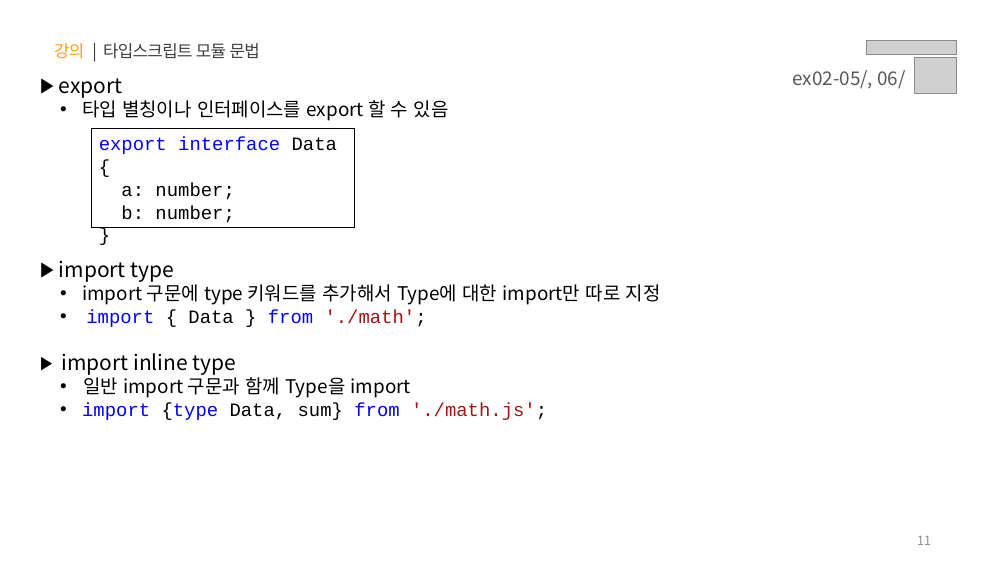
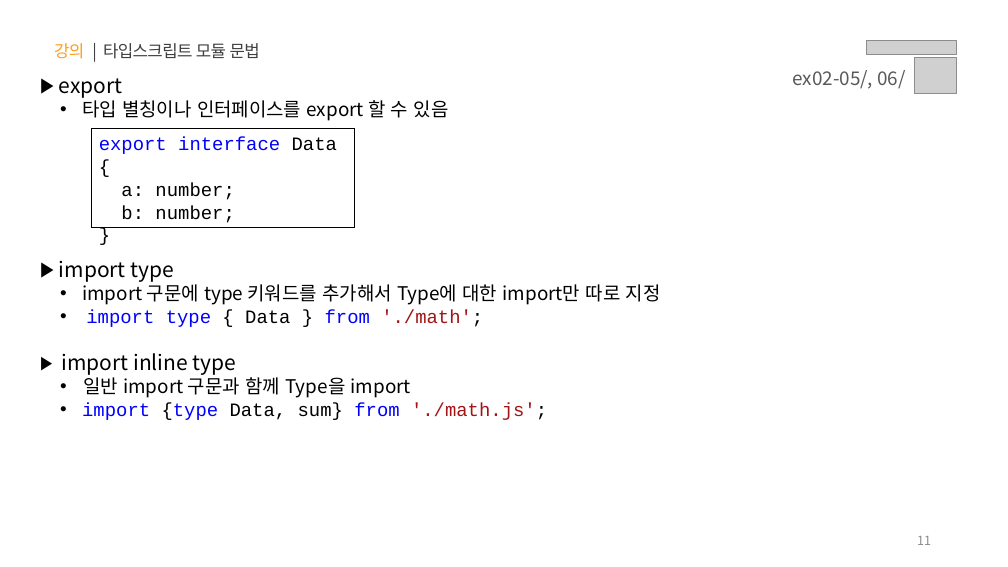
Before and after one commit to sy0725/ts-til, a slide deck: slide 11 of PPT/02.타입스크립트 - 클래스, 모듈, 제네릭.pptx. Drawn at 1008x567 pixels with LibreOffice and Linux fonts; fonts in the diff are those of the drawing; grey boxes stand for pictures. Boxes give left, top, right and bottom in pixels: in the first picture for what was removed or moved away, otherwise in the second. Text is boxed around its words. In the diff, an @@ line names an element or a change of style, - is before the commit and + after.

```diff
--- a/PPT/02.타입스크립트 - 클래스, 모듈, 제네릭.pptx
+++ b/PPT/02.타입스크립트 - 클래스, 모듈, 제네릭.pptx
@@ text at (86,310,483,327): text changed @@
-  • import { Data } from './math';
+  • import type { Data } from './math';
```
Also in this commit, not shown: 1 other file.
